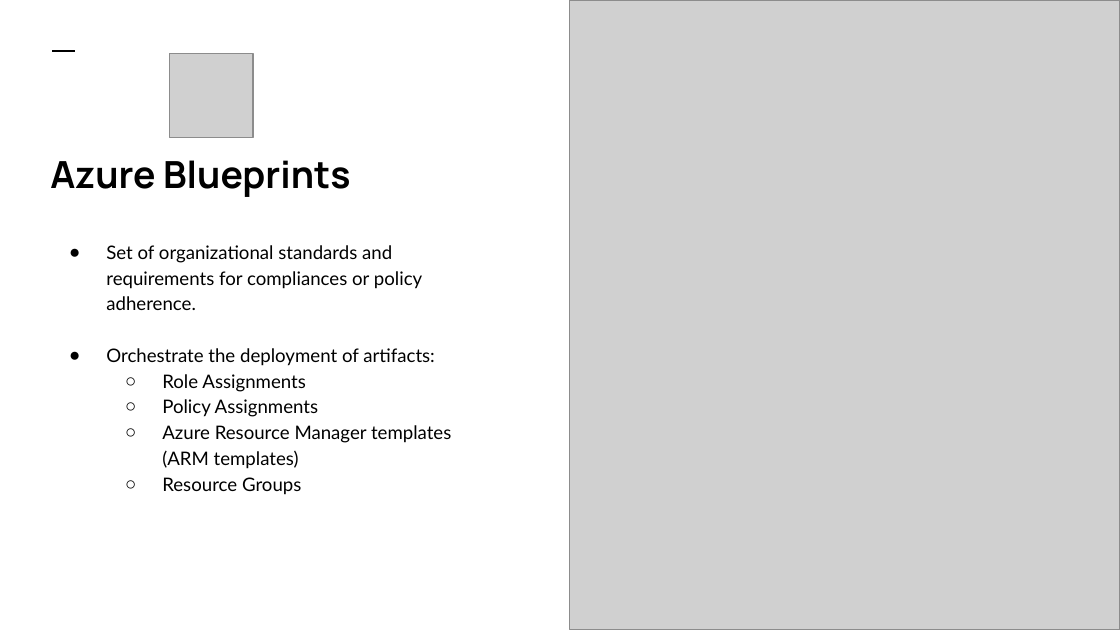
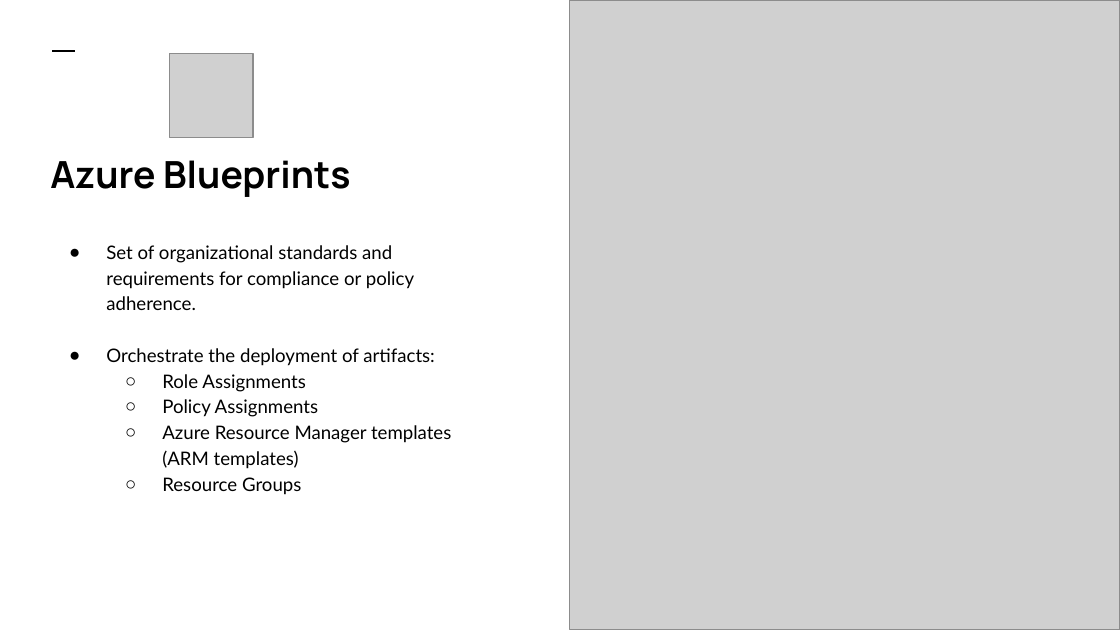
Before and after one commit to colbyford/DSBA6190-CloudComputing, a slide deck: slide 14 of 6 - Deployment and Security/Deployment.pptx. Drawn at 1120x630 pixels with LibreOffice and Linux fonts; fonts in the diff are those of the drawing; grey boxes stand for pictures. Boxes give left, top, right and bottom in pixels: in the first picture for what was removed or moved away, otherwise in the second. Text is boxed around its words. In the diff, an @@ line names an element or a change of style, - is before the commit and + after.

```diff
--- a/6 - Deployment and Security/Deployment.pptx
+++ b/6 - Deployment and Security/Deployment.pptx
@@ text at [106, 245, 414, 310]: text changed @@
-● Set of organizational standards and requirements for compliances or policy adherence.
+● Set of organizational standards and requirements for compliance or policy adherence.
```
